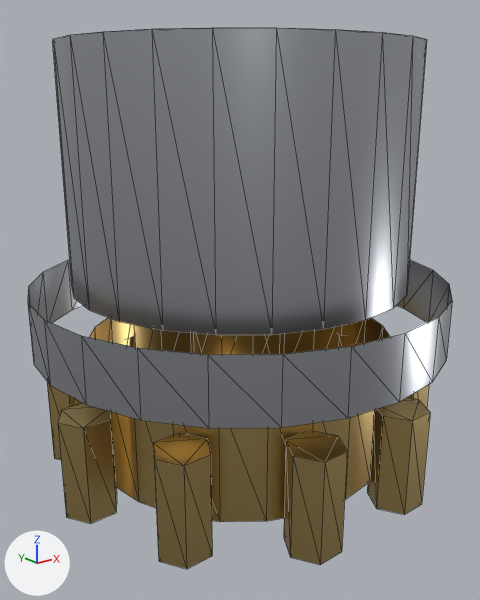
What one commit did to the glTF model satellites/ripcord/assets/3d/bit/cleat.glb.
Both versions are drawn from a 50 mm camera at (-11.0, -13.77, -1.12) aimed at (-0.1, -0.15, -6.57). Arrows for +X, +Y and +Z are at lower left; the lights stay in place. The older version comes first. Mesh edges are drawn as thin lines. Vertices at exactly the same position are counted once.

In view in the first picture: 'bit_cleat'.
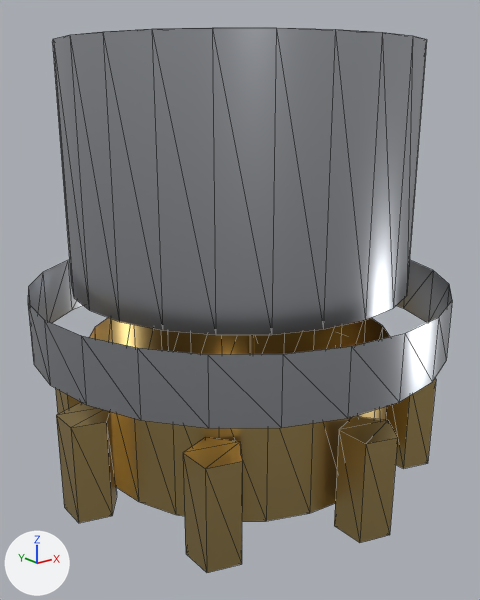
Diff of the bpy script that builds the scene:
```diff
--- a/satellites/ripcord/assets/3d/bit/cleat.glb.py
+++ b/satellites/ripcord/assets/3d/bit/cleat.glb.py
@@ me_bit_cleat @@
 # used by ob_bit_cleat; location = (0.0, 0.0, 0.0)
-me_bit_cleat.from_pydata(...)  # 288 vertices, 436 faces; spans x -5.6..5.6, y -5.6..5.6, z -12.0..0.0
+me_bit_cleat.from_pydata(...)  # 248 vertices, 364 faces; spans x -5.6..5.6, y -5.6..5.6, z -12.0..0.0
+# me_bit_cleat part 1: a new loose piece, a 5-sided cylinder along z spanning x -0.57..0.7, y 4.13..5.47, z -11.2..-8.6, in mat_lw_accent_forged (brown #ceb376)
+# me_bit_cleat part 2: a new loose piece, a 5-sided cylinder along z spanning x -3.96..-2.69, y 2.73..4.06, z -11.2..-8.6, in mat_lw_accent_forged (brown #ceb376)
+# me_bit_cleat part 3: a new loose piece, a 5-sided cylinder along z spanning x -3.96..-2.69, y -4.06..-2.73, z -11.2..-8.6, in mat_lw_accent_forged (brown #ceb376)
+# me_bit_cleat part 4: a new loose piece, a 5-sided cylinder along z spanning x -0.57..0.7, y -5.47..-4.13, z -11.2..-8.6, in mat_lw_accent_forged (brown #ceb376)
+# me_bit_cleat part 5: a new loose piece, a 5-sided cylinder along z spanning x 2.83..4.09, y -4.06..-2.73, z -11.2..-8.6, in mat_lw_accent_forged (brown #ceb376)
+# me_bit_cleat part 6: 7 loose pieces with 84 vertices, spanning x -4.58..4.58, y -5.17..5.17, z -11.2..-8.6, are deleted
+# me_bit_cleat part 7
+# 15 vertices are removed from x -5.5..4.45, y -0.61..3.43, z -11.2..-8.6
+# 54 faces are deleted
+# 4 vertices in x -4.45..5.15, y -0.61, z -11.2..-8.6 move by (-0.13, -0.06, 0.0)
+# 13 vertices move from x -5.15..5.15, y -0.61..3.43, z -11.2..-8.6 to x -5.37..5.02, y -0.41..3.81, z -11.2..-8.6
+# 9 vertices are added at x -5.37..5.02, y -0.41..4.06, z -11.2..-8.6
+# 42 new faces join them, mat_lw_accent_forged (brown #ceb376)
 me_bit_cleat.materials.append(mat_lw_steel)
```

Changed parts and their boxes (x1, y1, x2, y2) in the pictures (480 x 600 px; the box of a moved part takes in the faces that stretch with it):
'bit_cleat', reshaped: before (28, 28, 452, 569); after (28, 28, 452, 573)
part 1 of me_bit_cleat, added (mostly hidden): after (162, 330, 168, 351)
part 2 of me_bit_cleat, added: after (55, 388, 81, 414)
part 3 of me_bit_cleat, added (brown): after (183, 437, 242, 573)
part 4 of me_bit_cleat, added (brown): after (334, 416, 398, 543)
part 5 of me_bit_cleat, added (brown): after (386, 378, 436, 469)
part 6 of me_bit_cleat, deleted (brown): before (47, 333, 430, 569)
part 7 of me_bit_cleat, moved or reshaped: before (58, 333, 344, 523); after (56, 335, 255, 523)
